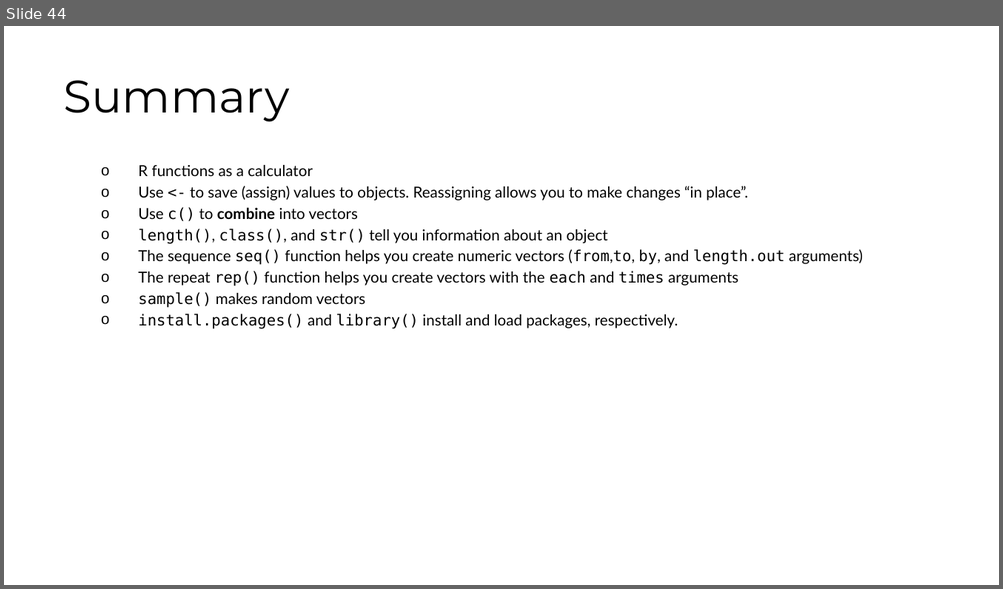
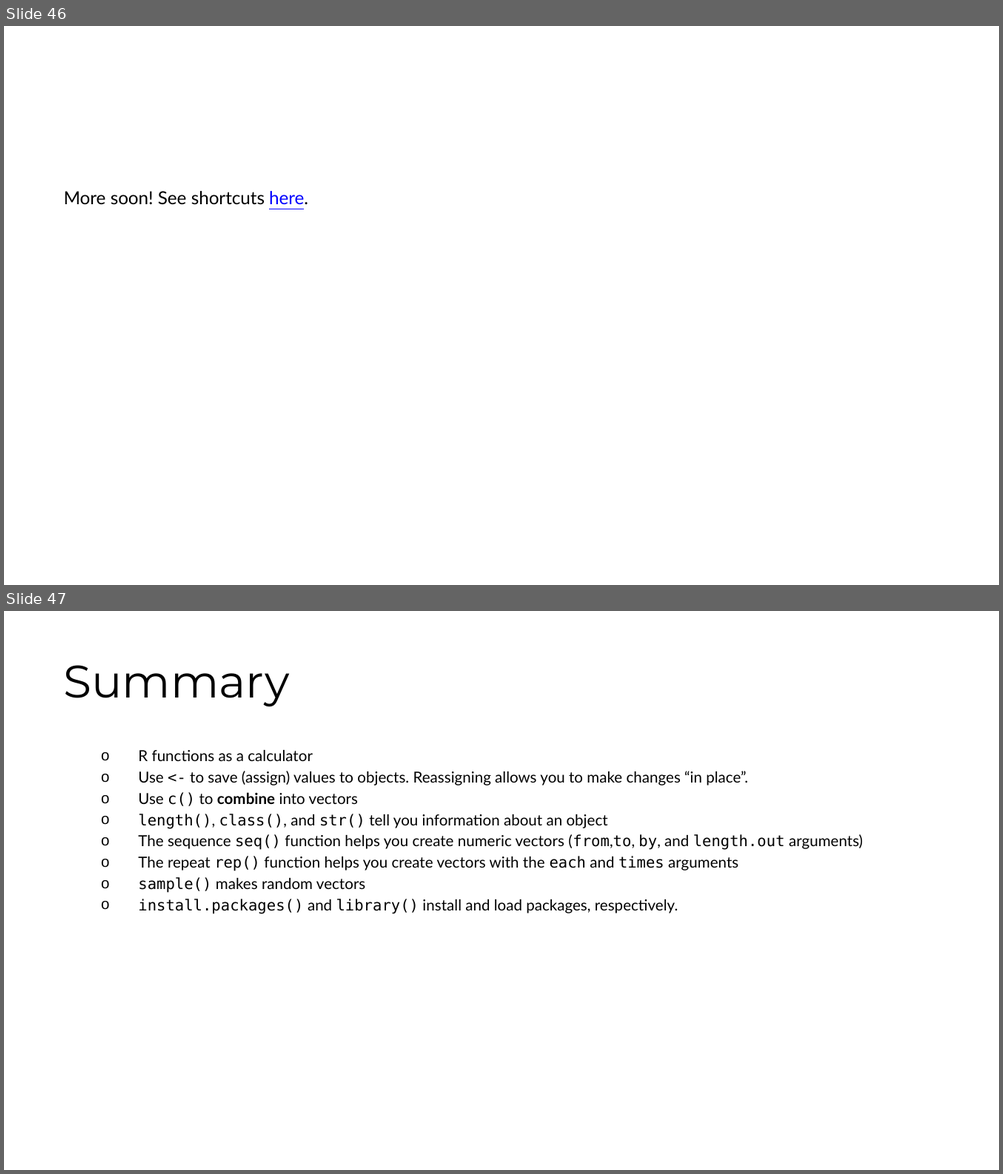
Before and after one commit to fhdsl/DaSEH, a slide deck: modules/Basic_R/Basic_R.pptx. Shown one above the other, each under a label of ours: slide 44 before the commit, slides 46 and 47 after it. The pictures are 1003x589 and 1003x1174 pixels, drawn with LibreOffice and Linux fonts; fonts in the diff are those of the drawing. Boxes give left, top, right and bottom in pixels: in the first picture for what was removed or moved away, otherwise in the second. Text is boxed around its words. In the diff, an @@ line names an element or a change of style, - is before the commit and + after.

```diff
--- a/modules/Basic_R/Basic_R.pptx
+++ b/modules/Basic_R/Basic_R.pptx
@@ slide 46 added at <box>4,26,999,585</box>, background #FFFFFF @@
@@ text added at <box>64,191,308,205</box>, 13 pt, text #000000 @@
+More soon! See shortcuts here.
@@ what was slide 44 is now slide 47 @@
```
Also in this commit, not shown: 1 slide changed, 2 other slides added, 3 other files.
